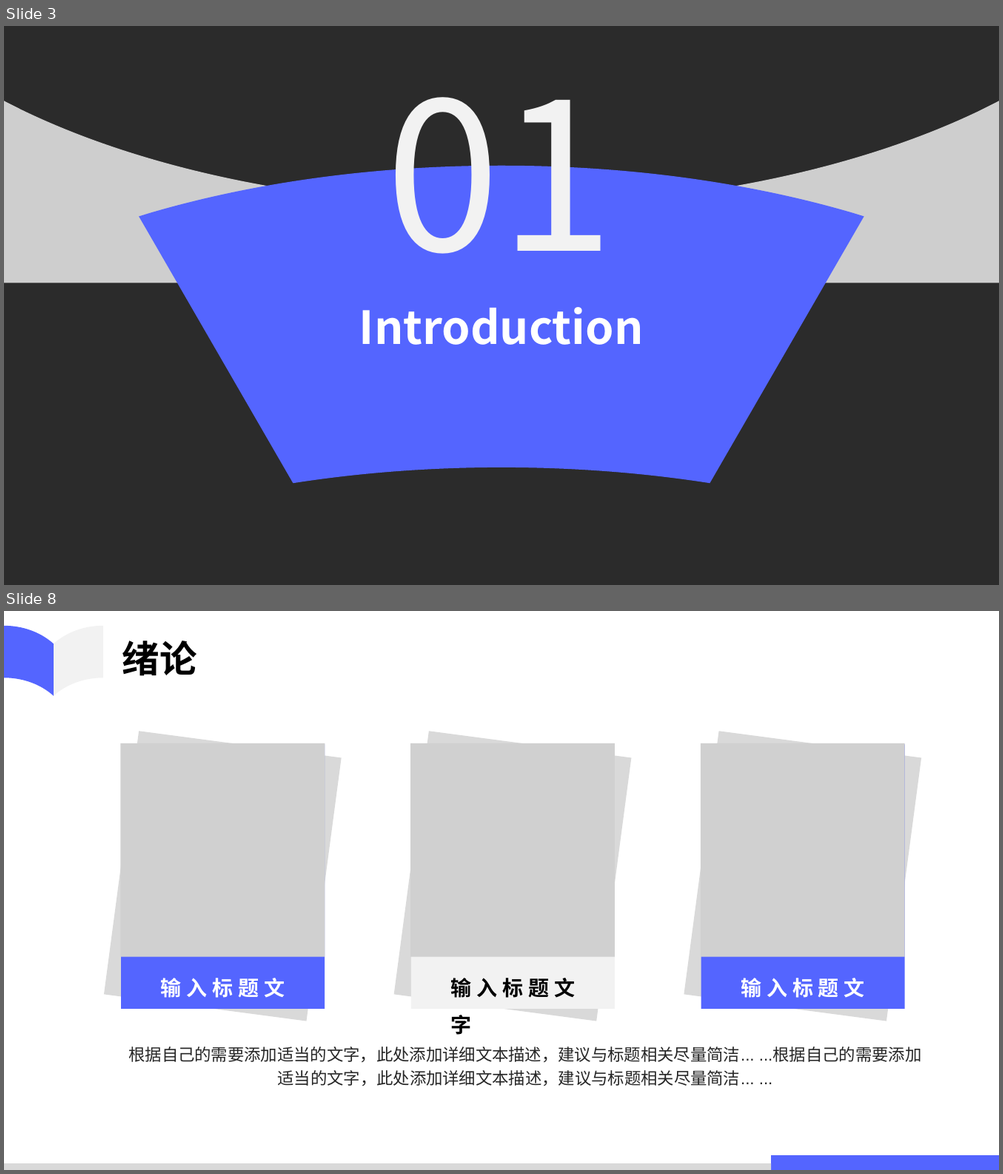
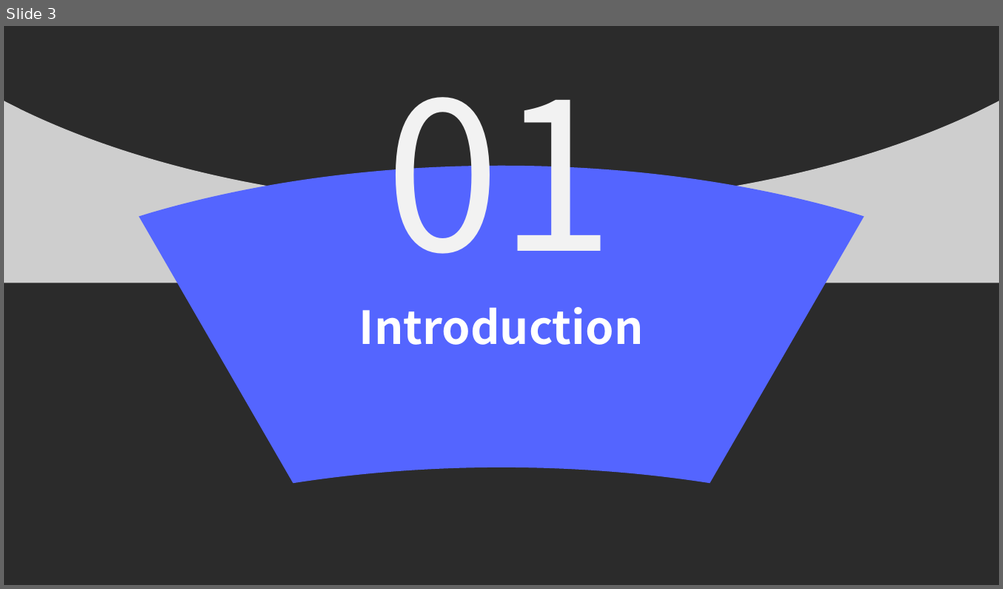
Before and after one commit to ahulh-acmlab/group_report, a slide deck: 2021-4-21/EfficientNetV2.pptx. Shown one above the other, each under a label of ours: slides 3 and 8 before the commit, slide 3 after it; the slides between them are not shown. The pictures are 1003x1174 and 1003x589 pixels, drawn with LibreOffice and Linux fonts; fonts in the diff are those of the drawing; grey boxes stand for pictures; background and template pictures are left out; a plain dark background stands for a picture behind light text. Boxes give left, top, right and bottom in pixels: in the first picture for what was removed or moved away, otherwise in the second. Text is boxed around its words. In the diff, an @@ line names an element or a change of style, - is before the commit and + after.

```diff
--- a/2021-4-21/EfficientNetV2.pptx
+++ b/2021-4-21/EfficientNetV2.pptx
@@ slide 8 removed at bbox=[4, 611, 999, 1170], background #FFFFFF @@
@@ freeform shape removed at bbox=[4, 626, 54, 696] @@
@@ freeform shape removed at bbox=[54, 626, 102, 696] @@
@@ text removed at bbox=[122, 641, 197, 676] @@
-绪论
@@ rectangle removed at bbox=[104, 731, 341, 1021] @@
@@ picture removed at bbox=[120, 743, 325, 957] @@
@@ rectangle removed at bbox=[394, 731, 632, 1021] @@
@@ picture removed at bbox=[410, 743, 615, 957] @@
@@ rectangle removed at bbox=[683, 731, 921, 1021] @@
@@ picture removed at bbox=[700, 743, 905, 957] @@
@@ rectangle removed at bbox=[121, 744, 325, 1009] @@
@@ rectangle removed at bbox=[410, 744, 614, 1009] @@
@@ rectangle removed at bbox=[701, 744, 905, 1009] @@
@@ text removed at bbox=[161, 978, 472, 1035] @@
-输入标题文字
@@ text removed at bbox=[451, 978, 575, 998] @@
-输入标题文字
@@ text removed at bbox=[740, 978, 864, 998] @@
-输入标题文字
@@ text removed at bbox=[128, 1047, 922, 1086] @@
-根据自己的需要添加适当的文字，此处添加详细文本描述，建议与标题相关尽量简洁... ...根据自己的需要添加适当的文字，此处添加详细文本描述，建议与标题相关尽量简洁... ...
@@ rectangle removed at bbox=[4, 1164, 771, 1170] @@
@@ rectangle removed at bbox=[771, 1156, 999, 1170] @@
```
Also in this commit, not shown: 5 slides changed, 12 slides added, 21 other slides removed, 2 other files.
